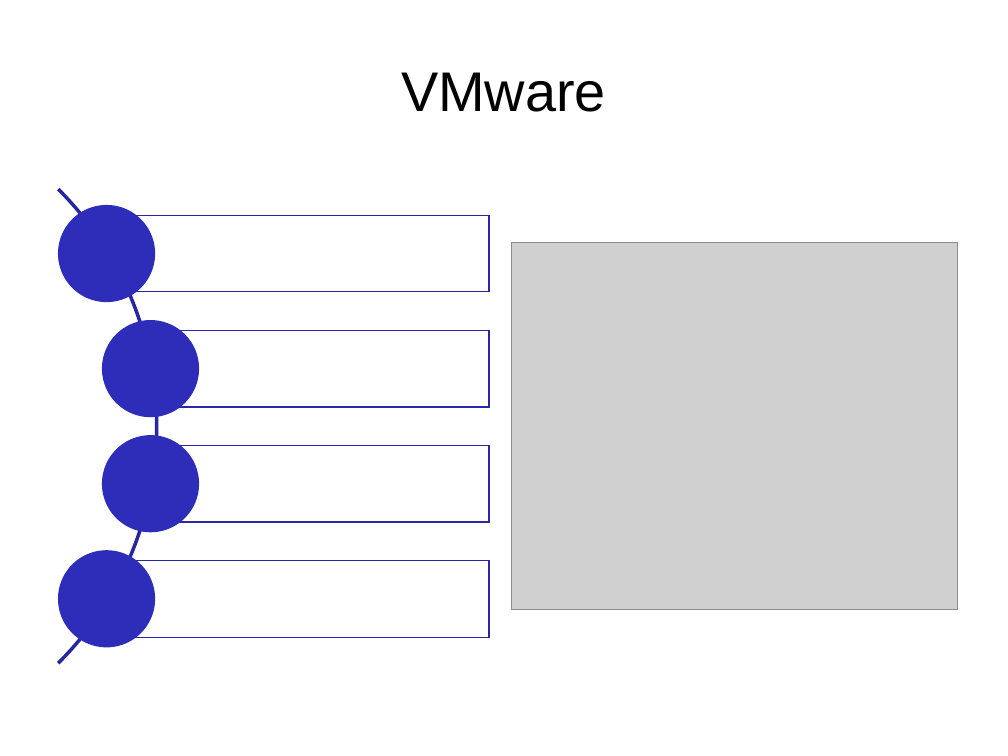
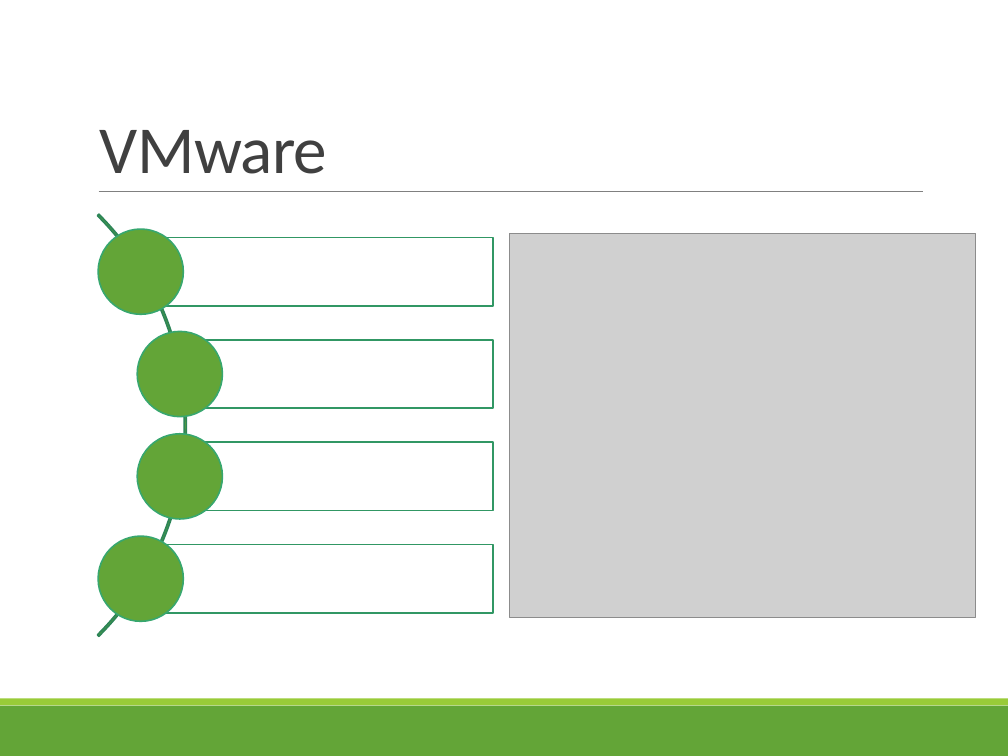
Before and after one commit to bastakka/graduation, a slide deck: slide 4 of Thesis/V4D Bašta Karel - 5 - VMware.pptx. Drawn at 1008x756 pixels with LibreOffice and Linux fonts; fonts in the diff are those of the drawing; grey boxes stand for pictures. Boxes give left, top, right and bottom in pixels: in the first picture for what was removed or moved away, otherwise in the second. Text is boxed around its words. In the diff, an @@ line names an element or a change of style, - is before the commit and + after.

```diff
--- a/Thesis/V4D Bašta Karel - 5 - VMware.pptx
+++ b/Thesis/V4D Bašta Karel - 5 - VMware.pptx
@@ title "VMware": place and size @@
-title "VMware" at (401, 72, 606, 112)
+title "VMware" at (100, 130, 327, 174)
@@ title "VMware" at (100, 130, 327, 174): size 44 to 52.9 pt, font Arial to Calibri, text colour #000000 to #404040, letter spacing 0 to -0.6 pt; alignment centre to left; line spacing 0.93 to 0.85; vertical alignment middle to bottom @@
@@ arch (boxed as its full ring): place and size @@
-arch (boxed as its full ring) at (0, 91, 157, 756)
+arch (boxed as its full ring) at (0, 127, 187, 724)
@@ arch (boxed as its full ring) at (0, 127, 187, 724): fill #2D2DB9 to #63A537; outline #242494 1 pt to #2C8659 1.25 pt; proportions changed @@
@@ line added from (99, 191) to (923, 191), #808080 0.5 pt @@
@@ ellipse: place and size @@
-ellipse at (59, 206, 155, 302)
+ellipse at (98, 230, 183, 315)
@@ rectangle: place and size @@
-rectangle at (107, 215, 489, 292)
+rectangle at (141, 238, 493, 306)
@@ picture: place and size @@
-picture at (512, 242, 959, 609)
+picture at (509, 233, 976, 617)
@@ ellipse: place and size @@
-ellipse at (102, 321, 198, 417)
+ellipse at (137, 331, 222, 416)
@@ rectangle: place and size @@
-rectangle at (151, 330, 489, 407)
+rectangle at (180, 340, 493, 409)
@@ ellipse: place and size @@
-ellipse at (102, 436, 198, 532)
+ellipse at (137, 434, 222, 519)
@@ rectangle: place and size @@
-rectangle at (151, 445, 489, 522)
+rectangle at (180, 443, 493, 511)
@@ fill #2D2DB9 to #63A537; outline #2D2DB9 1 pt to #37A76F 1.25 pt in 4 elements at (137, 331, 222, 416), (137, 434, 222, 519), (98, 230, 183, 315), (98, 536, 183, 621) @@
@@ ellipse: place and size @@
-ellipse at (59, 551, 155, 647)
+ellipse at (98, 536, 183, 621)
@@ outline #2929A8 1 pt to #329865 1.25 pt in 4 elements at (180, 340, 493, 409), (180, 443, 493, 511), (141, 238, 493, 306), (141, 545, 493, 614) @@
@@ rectangle: place and size @@
-rectangle at (107, 561, 489, 638)
+rectangle at (141, 545, 493, 614)
@@ rectangle added at (0, 706, 1008, 756), fill #63A537 @@
@@ rectangle added at (0, 699, 1008, 706), fill #99CB38 @@
```
Also in this commit, not shown: 42 other slides changed, 1 slide added, 5 other files.
